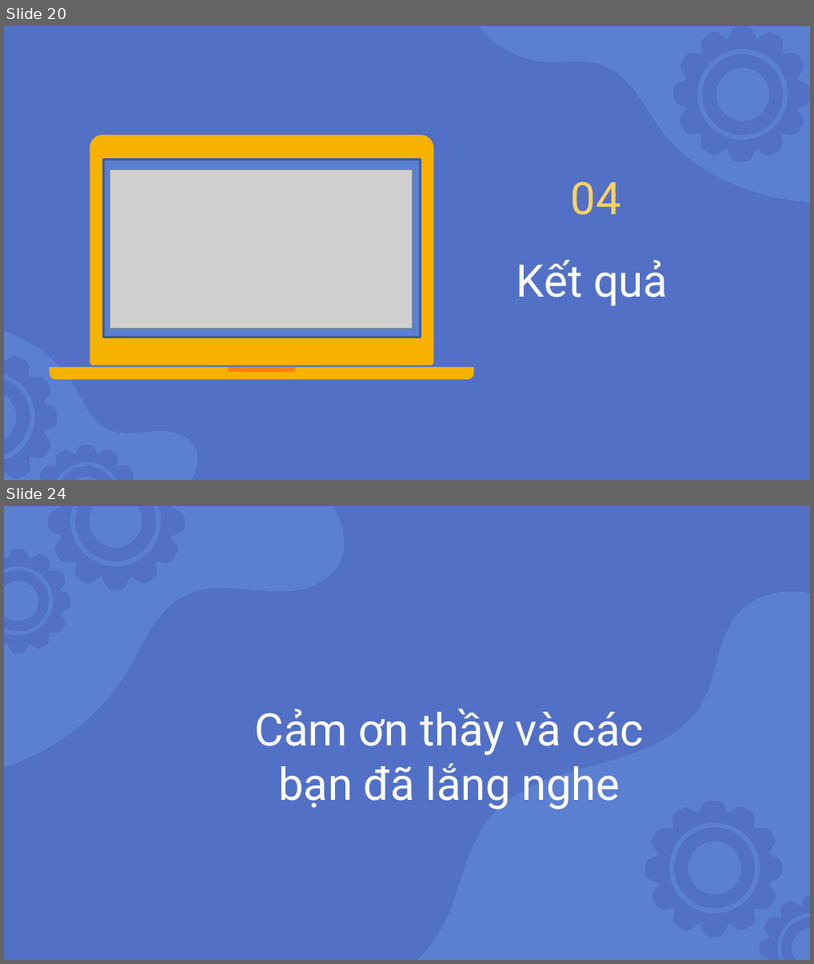
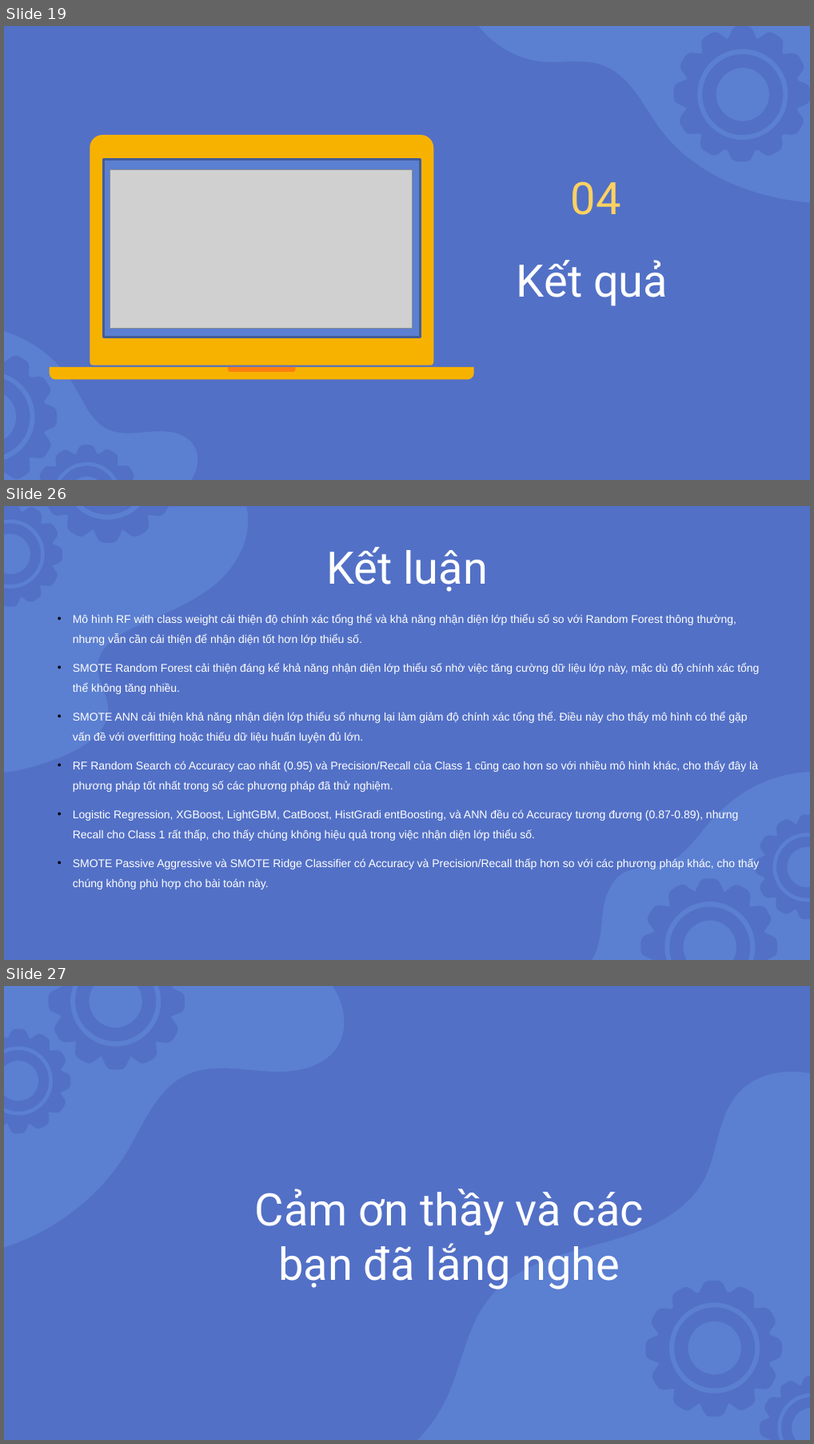
Before and after one commit to nnson0511/ARonML-DM, a slide deck: Slide.pptx. Shown one above the other, each under a label of ours: slides 20 and 24 before the commit, slides 19, 26 and 27 after it; the slides between them are not shown. The pictures are 814x964 and 814x1444 pixels, drawn with LibreOffice and Linux fonts; fonts in the diff are those of the drawing; grey boxes stand for pictures. Boxes give left, top, right and bottom in pixels: in the first picture for what was removed or moved away, otherwise in the second. Text is boxed around its words. In the diff, an @@ line names an element or a change of style, - is before the commit and + after.

```diff
--- a/Slide.pptx
+++ b/Slide.pptx
@@ slide 26 added at [4,506,810,960], background #5270C6 @@
@@ freeform shape added at [4,507,254,773], fill #5B7FD1 @@
@@ group added at [4,506,177,606]: 4 freeform shapes @@
@@ title added at [326,547,488,592], 40 pt, text #FFFFFF @@
+Kết luận
@@ text added at [73,614,759,889], 10 pt, text #FFFFFF @@
+• Mô hình RF with class weight cải thiện độ chính xác tổng thể và khả năng nhận diện lớp thiểu số so với Random Forest thông thường, nhưng vẫn cần cải thiện để nhận diện tốt hơn lớp thiểu số.
+• SMOTE Random Forest cải thiện đáng kể khả năng nhận diện lớp thiểu số nhờ việc tăng cường dữ liệu lớp này, mặc dù độ chính xác tổng thể không tăng nhiều.
+• SMOTE ANN cải thiện khả năng nhận diện lớp thiểu số nhưng lại làm giảm độ chính xác tổng thể. Điều này cho thấy mô hình có thể gặp vấn đề với overfitting hoặc thiếu dữ liệu huấn luyện đủ lớn.
+• RF Random Search có Accuracy cao nhất (0.95) và Precision/Recall của Class 1 cũng cao hơn so với nhiều mô hình khác, cho thấy đây là phương pháp tốt nhất trong số các phương pháp đã thử nghiệm.
+• Logistic Regression, XGBoost, LightGBM, CatBoost, HistGradi entBoosting, và ANN đều có Accuracy tương đương (0.87-0.89), nhưng Recall cho Class 1 rất thấp, cho thấy chúng không hiệu quả trong việc nhận diện lớp thiểu số.
+• SMOTE Passive Aggressive và SMOTE Ridge Classifier có Accuracy và Precision/Recall thấp hơn so với các phương pháp khác, cho thấy chúng không phù hợp cho bài toán này.
@@ freeform shape added at [592,772,810,960], fill #5B7FD1 @@
@@ group added at [641,814,810,960]: 4 freeform shapes @@
@@ what was slide 20 is now slide 19 @@
@@ what was slide 24 is now slide 27 @@
```
Also in this commit, not shown: 3 slides changed, 6 other slides added, 4 slides removed.
